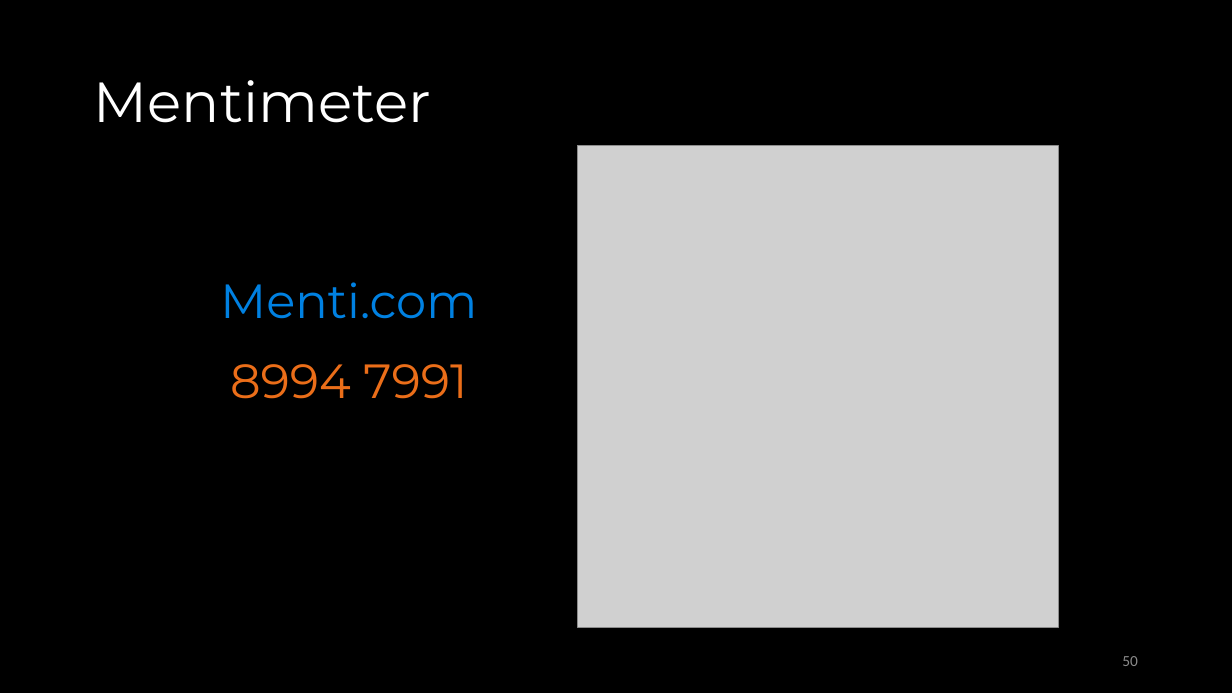
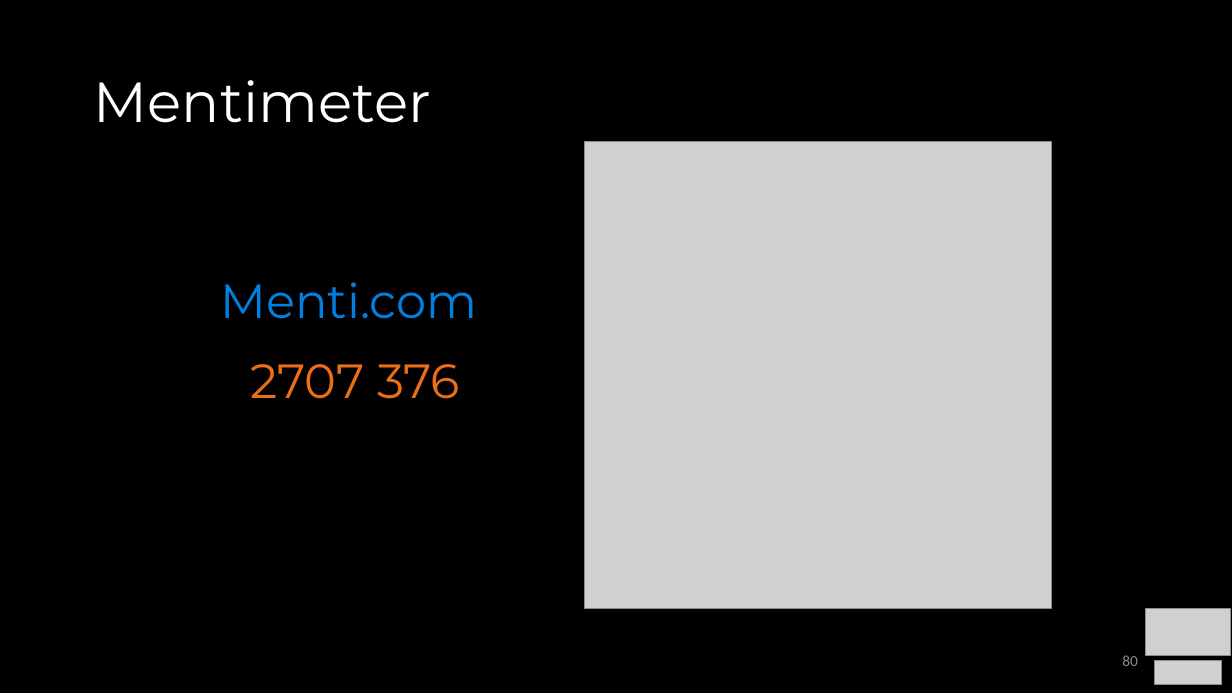
Before and after one commit to COP3530/Instructional-Content, a slide deck: slide 80 of Slides-PPT/7 - Sets, Maps, HashTables.pptx (slide 50 before the commit). Drawn at 1232x693 pixels with LibreOffice and Linux fonts; fonts in the diff are those of the drawing; grey boxes stand for pictures. Boxes give left, top, right and bottom in pixels: in the first picture for what was removed or moved away, otherwise in the second. Text is boxed around its words. In the diff, an @@ line names an element or a change of style, - is before the commit and + after.

```diff
--- a/Slides-PPT/7 - Sets, Maps, HashTables.pptx
+++ b/Slides-PPT/7 - Sets, Maps, HashTables.pptx
@@ picture: place and size @@
-picture at bbox=[578, 146, 1059, 628]
+picture at bbox=[584, 141, 1052, 609]
@@ text at bbox=[250, 364, 460, 399]: text changed @@
-8994 7991
+2707 376
@@ picture added at bbox=[1146, 609, 1231, 656] @@
@@ page number at bbox=[1122, 655, 1138, 666]: text changed @@
-50
+80
@@ picture added at bbox=[1154, 661, 1222, 685] @@
```
Also in this commit, not shown: 1 other slide changed, 31 slides added, 2 slides removed, 3 other files.
